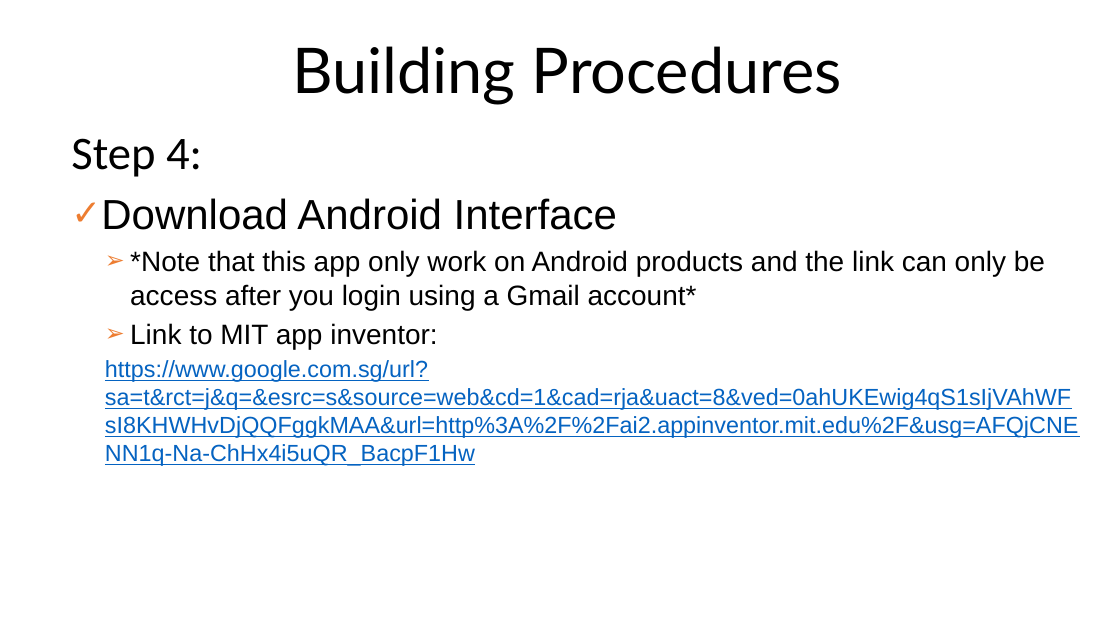
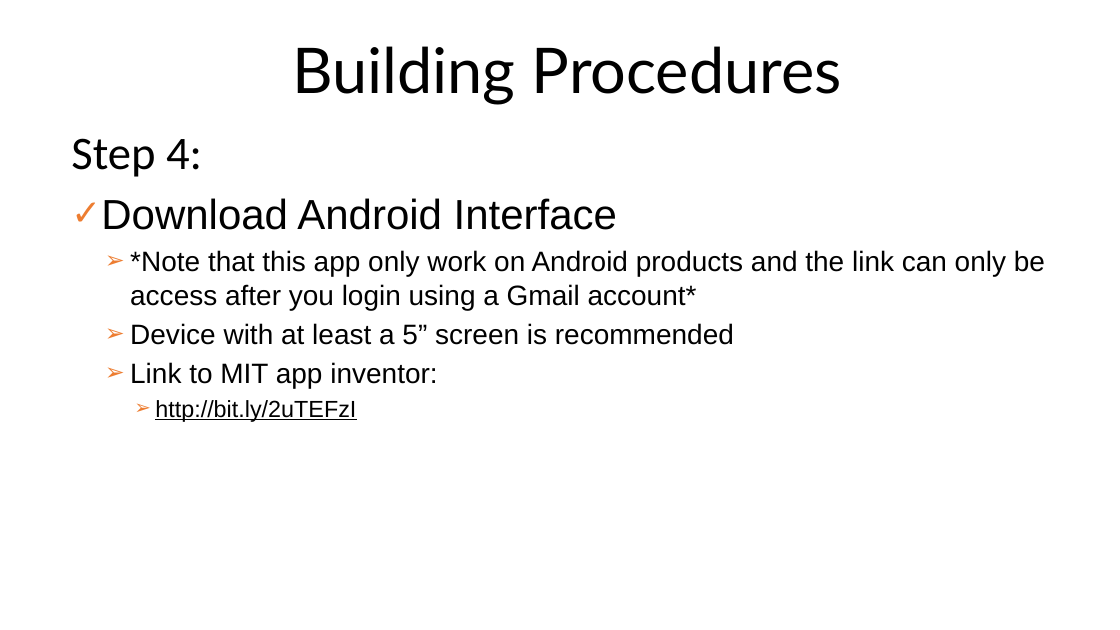
Before and after one commit to ChuaKengPeng/DIP2017, a slide deck: slide 12 of DIP_Phase_1_Lab_Manuals/DIP Lab Manual for Phase 1.pptx (slide 13 before the commit). Drawn at 1120x630 pixels with LibreOffice and Linux fonts; fonts in the diff are those of the drawing. Boxes give left, top, right and bottom in pixels: in the first picture for what was removed or moved away, otherwise in the second. Text is boxed around its words. In the diff, an @@ line names an element or a change of style, - is before the commit and + after.

```diff
--- a/DIP_Phase_1_Lab_Manuals/DIP Lab Manual for Phase 1.pptx
+++ b/DIP_Phase_1_Lab_Manuals/DIP Lab Manual for Phase 1.pptx
@@ text at bbox=[130, 323, 734, 345]: paragraph added @@
+  ➢ Device with at least a 5” screen is recommended
@@ text at bbox=[155, 400, 356, 422]: text changed; text colour #0563C1 to #000000 @@
-  https://www.google.com.sg/url?sa=t&rct=j&q=&esrc=s&source=web&cd=1&cad=rja&uact=8&ved=0ahUKEwig4qS1sIjVAhWFsI8KHWHvDjQQFggkMAA&url=http%3A%2F%2Fai2.appinventor.mit.edu%2F&usg=AFQjCNENN1q-Na-ChHx4i5uQR_BacpF1Hw
+    ➢ http://bit.ly/2uTEFzI
```
Also in this commit, not shown: 11 other slides changed, 2 slides removed, 2 other files.
